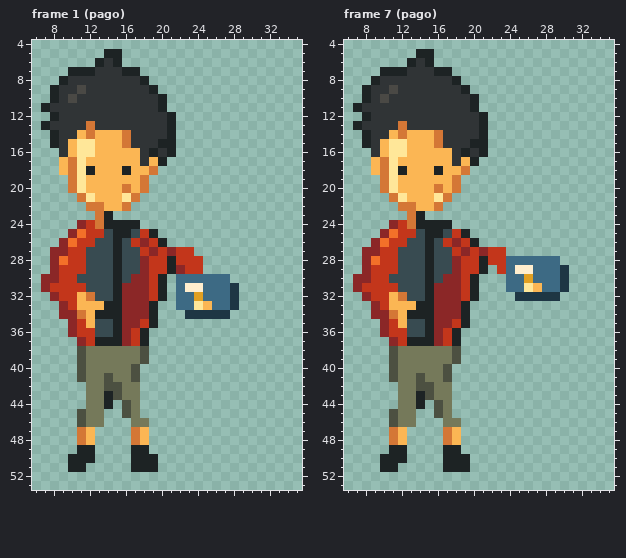
One commit to this pixel-art file: arte/pruebas/pxl-estilo-v02/out/anims/pago.aseprite. Above: the version before the commit.
36x56 pixels, 24 frames. Shown: frame 1 (pago): x 6..35, y 4..53; frame 7 (pago): x 6..35, y 4..53. The commit also changed other frames, which this record leaves out.
And afterwards:
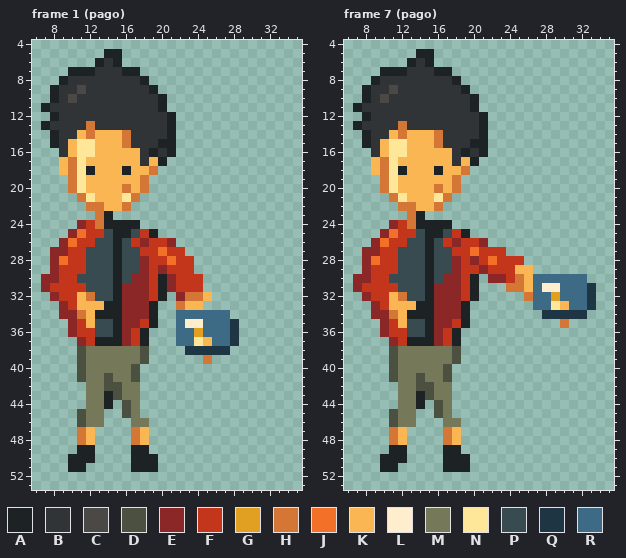
Palette (. is transparent): A #1d2324  B #303436  C #4a4945  D #4c5041  E #8b2727  F #c3361b  G #e1a022  H #d47736  J #f37029  K #fbb654  L #ffeece  M #75795a  N #ffe799  P #384b51  Q #1e3644  R #3d6a84
The author wrote: Rehace el brazo de pago con ocho poses y codo móvil
Changes in this commit:
Changed rows in their new state; - is an unchanged pixel.
Frame 1 (pago), layers "agarre", "tarjeta", "brazo_pago":
first column x 19:
26 -FE-------
27 FJF-.-----
28 --J--.----
29 -EFF-.----
30 --EFFF...-
31 --EFFF....
32 ---EHHK...
33 ---HKK....
34 ---RRRRRR-
35 ---RLLRRRQ
36 ---RRGRRRQ
37 ---RRNKRRQ
38 ----QQQQQ-
39 ------H---
Frame 7 (pago), layers "agarre", "tarjeta", "brazo_pago":
first column x 19:
26 -FE------------
27 FJF------------
28 -EFJ-FF....----
29 --EF-FKK....---
30 ---EEFHK---RRR-
31 -----HHKRLLRRRQ
32 ------.HRRGRRRQ
33 --------RRNKRRQ
34 ---------QQQQQ-
35 -----------H---
